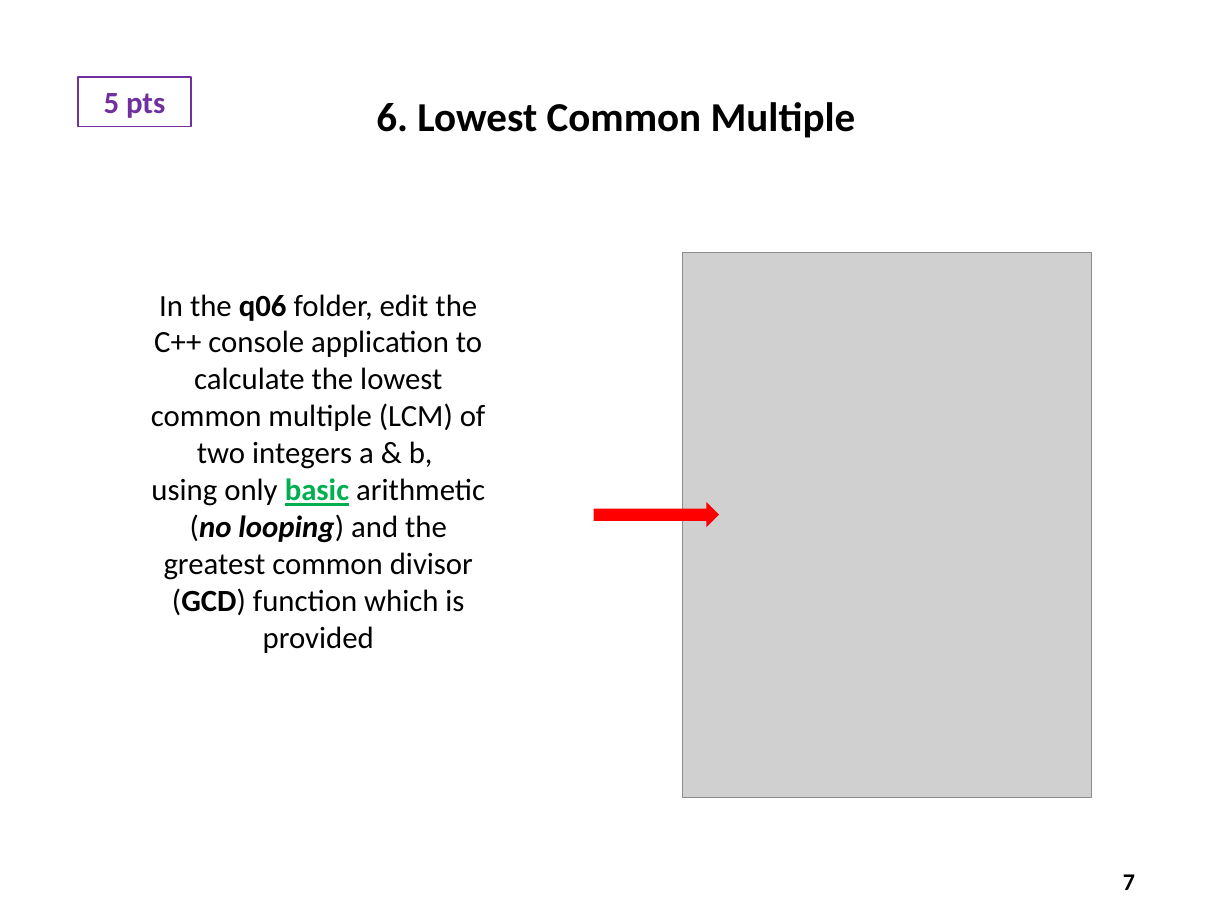
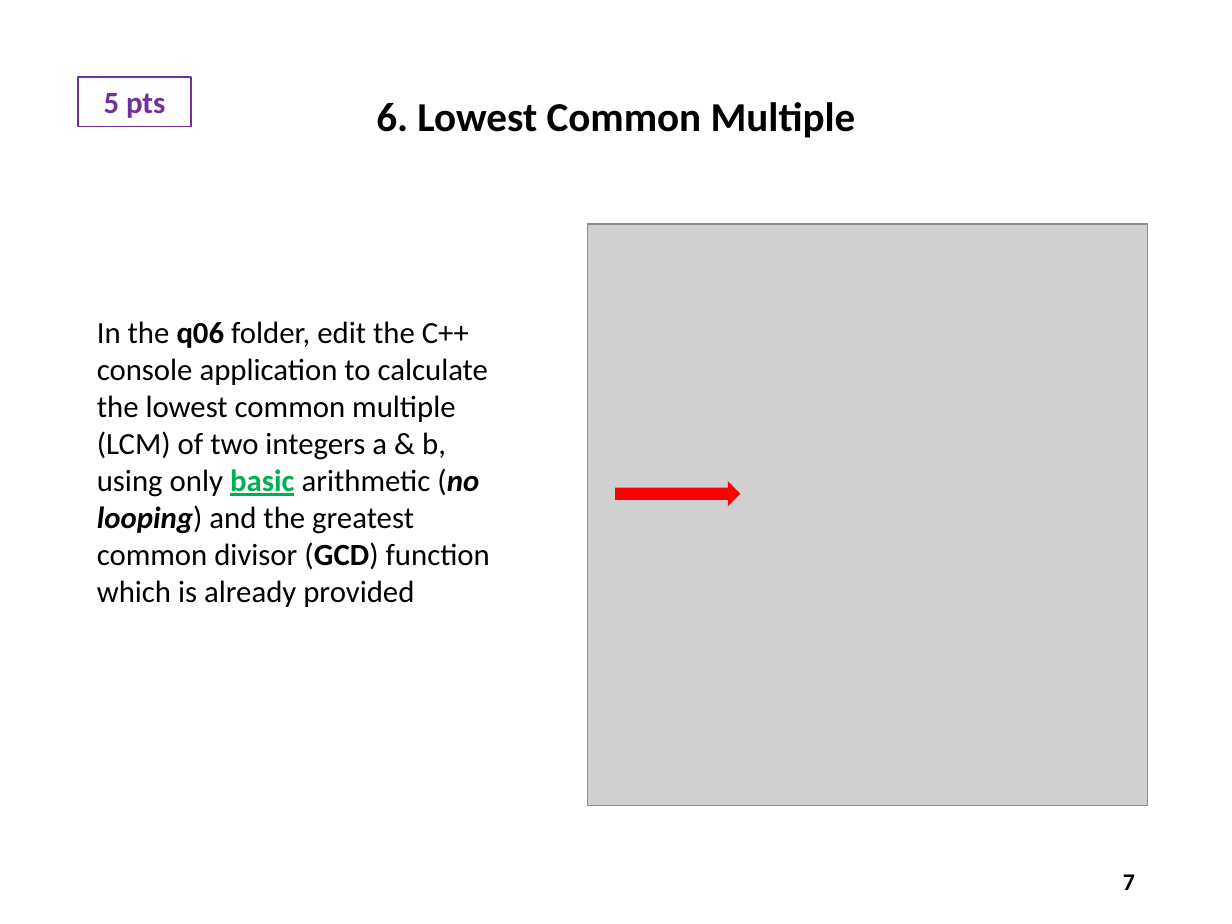
Before and after one commit to dbiersach/scicomp301-cpp-linux, a slide deck: slide 7 of exam1/Exam 1 Questions.pptx. Drawn at 1232x924 pixels with LibreOffice and Linux fonts; fonts in the diff are those of the drawing; grey boxes stand for pictures. Boxes give left, top, right and bottom in pixels: in the first picture for what was removed or moved away, otherwise in the second. Text is boxed around its words. In the diff, an @@ line names an element or a change of style, - is before the commit and + after.

```diff
--- a/exam1/Exam 1 Questions.pptx
+++ b/exam1/Exam 1 Questions.pptx
@@ picture: place and size @@
-picture at (683, 253, 1092, 798)
+picture at (588, 224, 1147, 806)
@@ text "In the q06 folder, edit ...": place and size @@
-text "In the q06 folder, edit ..." at (151, 294, 486, 653)
+text "In the q06 folder, edit ..." at (97, 321, 490, 607)
@@ text at (97, 321, 489, 460): alignment centre to left @@
@@ text at (97, 468, 490, 607): text changed @@
-using only basic arithmetic (no looping) and the
-greatest common divisor (GCD) function which is provided
+using only basic arithmetic (no looping) and the greatest common divisor (GCD) function which is already provided
@@ down arrow: place and size @@
-down arrow at (594, 505, 718, 525)
+down arrow at (617, 484, 740, 505)
```
Also in this commit, not shown: 7 other slides changed, 1 other file.
